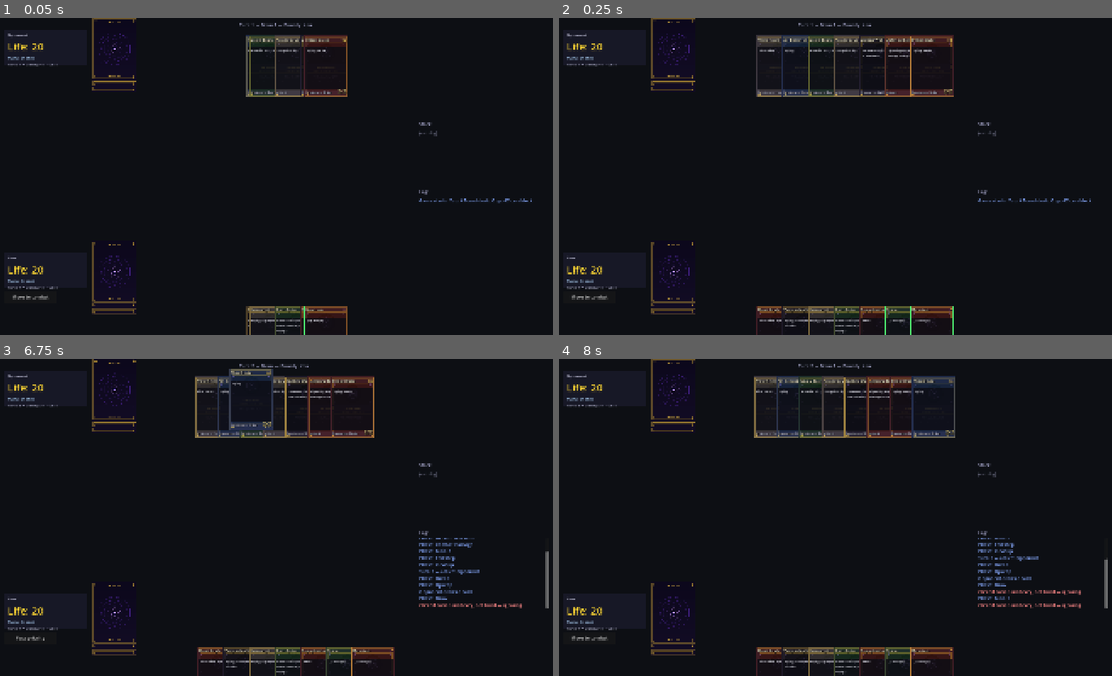
Above: before the commit, frames 1-4 (two rows, left to right).
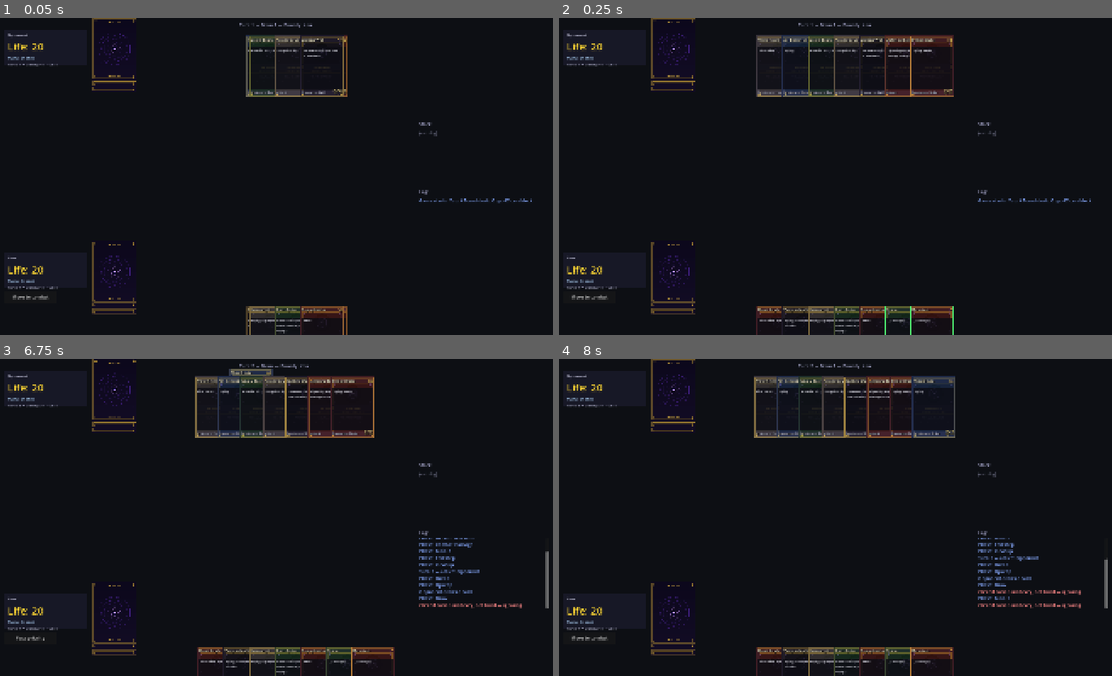
Above: after the commit, the same moments.

Repository: VoeJozzo/Magiclike
Game: Godot game, scene res://scenes/game/game_board.tscn
The game is run twice, just before and just after one commit, with the same random seed, the same clock (stepped at 60 frames per second) and the same inputs.
Inputs (mouse positions are in pixels of both pictures, inside the frame that each line leads up to):
- Up to frame 1 (0.05 s): no input
- Up to frame 2 (0.25 s): no input
- Up to frame 3 (6.75 s): click "Move to combat" at 0.5 s; click "Skip attack" at 1.25 s; click "Continue" at 2 s; click "Continue" at 2.75 s; click "End turn" at 3.5 s; click "Pass priority" at 4.25 s; click "Pass priority" at 5 s; click "Pass priority" at 5.75 s; tap Enter at 6.5 s; drag from (116, 400) to (331, 447) at 6.52 s
- Up to frame 4 (8 s): tap Space at 7.25 s; drag from (675, 400) to (807, 580) at 7.27 s

The runs differ from the first frame. In frame 1, 0.6% of the frame differs, in the area x 54-63%, y 5-100%; in frame 2, nothing differs; in frame 3, 0.6%, in the area x 41-50%, y 5-23%; in frame 4, nothing differs.

Commit message:
Counterspell UX: scale spell-on-stack when targeted, fix log "?"
Two small fixes from playtest:

1. Spell-on-stack now scales 1.15x with z_index lift when it's a legal
   counter target. New Card.set_target_emphasis(bool) sets pivot to
   center + applies scale + z. Cleared by passing false (call lives in
   _apply_legality_glows, runs every state-changed repaint).

2. _describe_targets had no case for {kind: "stack"} — Counterspell's
   target kind — so it fell into the wildcard branch and the log line
   said "casts Counterspell targeting ?". Added a "stack" case that
   resolves the source iid through _find_card_anywhere (consults the
   _stack_held_cards cache for cards mid-resolution) and prints the
   spell's display_name. Same treatment applied to the "creature" case
   while we're here — was printing "creature#5", now prints the name.
   Player target case also gets a proper display name lookup.

All 10 phase tests still pass.

Co-Authored-By: Claude Opus 4.7 (1M context) <noreply@anthropic.com>

Diff:
--- a/engine/engine.gd
+++ b/engine/engine.gd
@@ -1245,9 +1245,20 @@
 	for t in targets:
 		match t.get("kind", ""):
 			"player":
-				parts.append(t.get("who", "?"))
+				var who: String = t.get("who", "?")
+				var p: Player = _state.player_by_key(who)
+				parts.append(p.name if p != null else who)
 			"creature":
-				parts.append("creature#%d" % t.get("iid", -1))
+				var iid: int = t.get("iid", -1)
+				var card: CardInstance = _find_card_anywhere(iid)
+				parts.append(card.name() if card != null else "creature#%d" % iid)
+			"stack":
+				# Counterspell-style: target is a spell on the stack. Pull the
+				# source card's display name via _find_card_anywhere (which
+				# checks _stack_held_cards for cards mid-resolution).
+				var siid: int = t.get("iid", -1)
+				var scard: CardInstance = _find_card_anywhere(siid)
+				parts.append(scard.name() if scard != null else "the spell on stack")
 			_:
 				parts.append("?")
 	return ", ".join(parts)
--- a/scenes/card.gd
+++ b/scenes/card.gd
@@ -286,6 +286,15 @@
 			_legality_glow.glow_color = Color(0, 0, 0, 0)
 
 
+# Visual emphasis for "this card is currently being targeted by something."
+# Used when spell-target mode highlights a stack entry the player can counter.
+# scale + pivot around the card's center; resets cleanly when called with false.
+func set_target_emphasis(emphasized: bool) -> void:
+	pivot_offset = card_size / 2.0
+	scale = Vector2(1.15, 1.15) if emphasized else Vector2.ONE
+	z_index = 5 if emphasized else 0  # float above neighbors when emphasized
+
+
 # Skip HOLDING transition (drag-drop unused). Clicks still flow via on_card_pressed/gui_input.
 func _handle_mouse_pressed() -> void:
 	is_pressed = true
--- a/scenes/game/game_board.gd
+++ b/scenes/game/game_board.gd
@@ -598,6 +598,17 @@
 				continue  # already counted as currently-legal
 			if _can_potentially_cast(card, s):
 				glow_state[card.instance_id] = "playable"
+	# Spell-target mode (Counterspell): visually emphasize the stack visuals
+	# that are legal counter targets. Build a set of iids that match the
+	# "spell on stack, not yours" filter; cards in that set get scaled up.
+	var stack_emphasis: Dictionary = {}
+	if _pending_cast_iid != -1 and _pending_target_filter == "spell":
+		for entry in s.stack.entries:
+			if entry.get("kind", "spell") != "spell":
+				continue
+			if entry.get("controller_key", "") == "you":
+				continue  # can't counter your own spells in MTG by default
+			stack_emphasis[int(entry.get("source_iid", -1))] = true
 	# Apply to every tracked visual. Anything not in the glow set gets
 	# cleared. This keeps the glow in sync with mana / phase / priority
 	# changes without us needing to track previous-frame state.
@@ -606,6 +617,8 @@
 		if visual == null or not visual.has_method("set_legality_glow"):
 			continue
 		visual.set_legality_glow(glow_state.get(iid, "none"))
+		if visual.has_method("set_target_emphasis"):
+			visual.set_target_emphasis(stack_emphasis.has(iid))
 
 
 # Phase 5c UI polish: walk the current state and add every iid that's a
